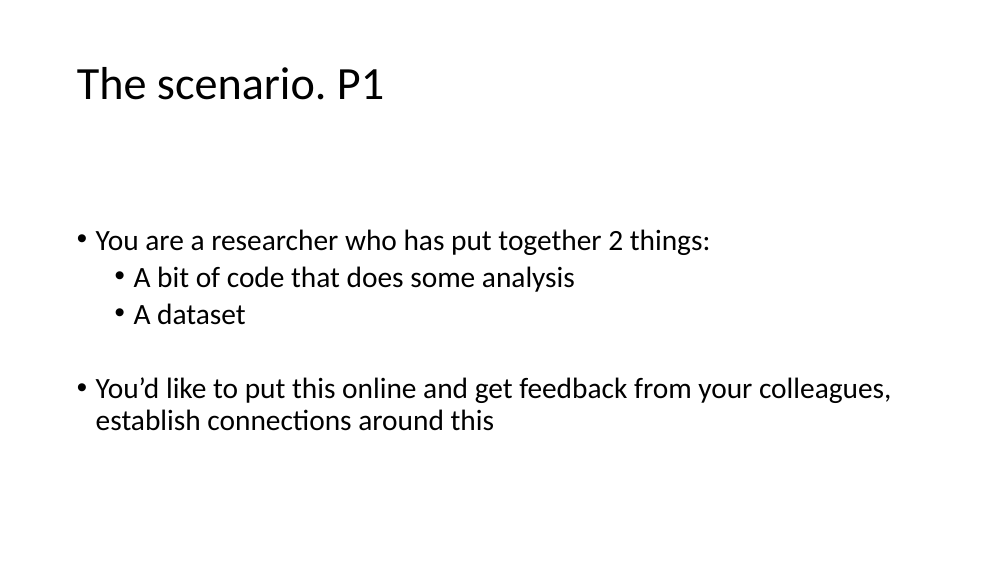
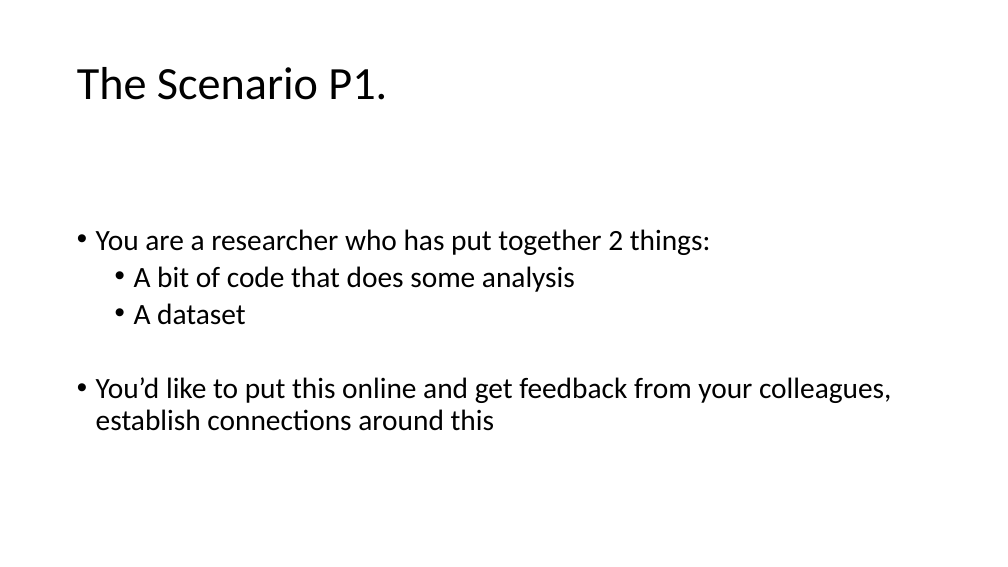
Before and after one commit to BrockDSL/github_for_researchers, a slide deck: slide 10 of Overview.pptx. Drawn at 1008x567 pixels with LibreOffice and Linux fonts; fonts in the diff are those of the drawing. Boxes give left, top, right and bottom in pixels: in the first picture for what was removed or moved away, otherwise in the second. Text is boxed around its words. In the diff, an @@ line names an element or a change of style, - is before the commit and + after.

Commit message:
addition of part 5 in the scenario.

```diff
--- a/Overview.pptx
+++ b/Overview.pptx
@@ title at (77, 67, 387, 100): text changed @@
-The scenario. P1
+The Scenario P1.
```
Also in this commit, not shown: 4 other slides changed, 1 slide added, 31 other files.
